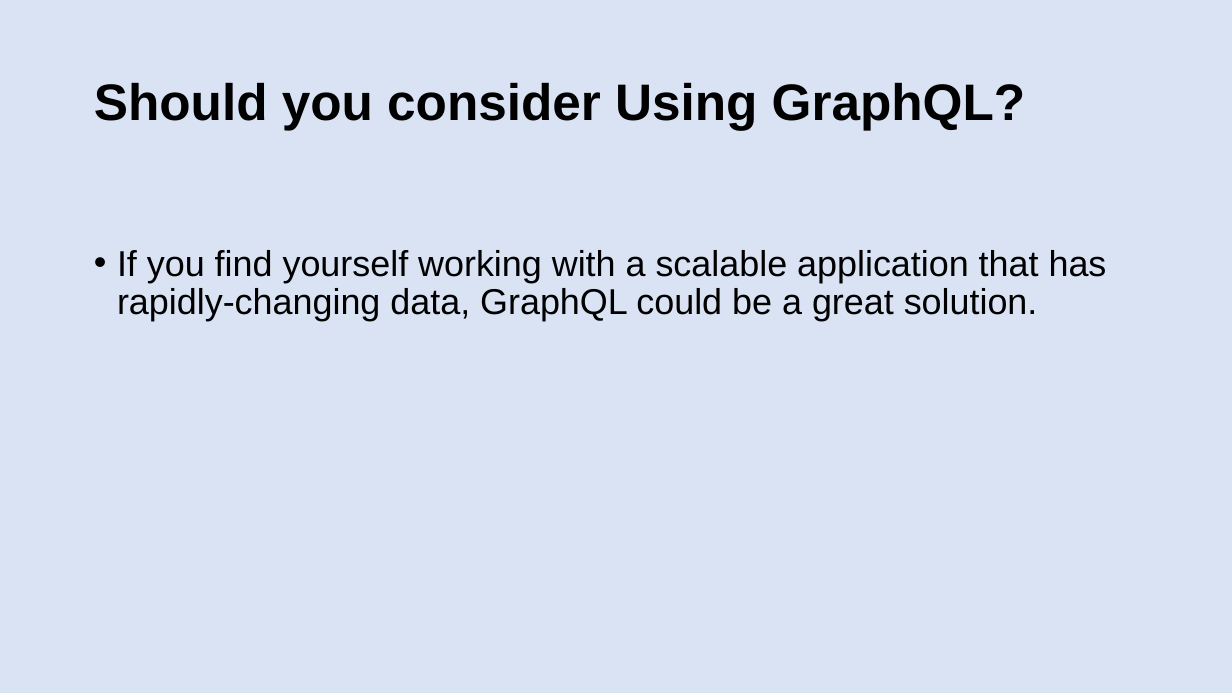
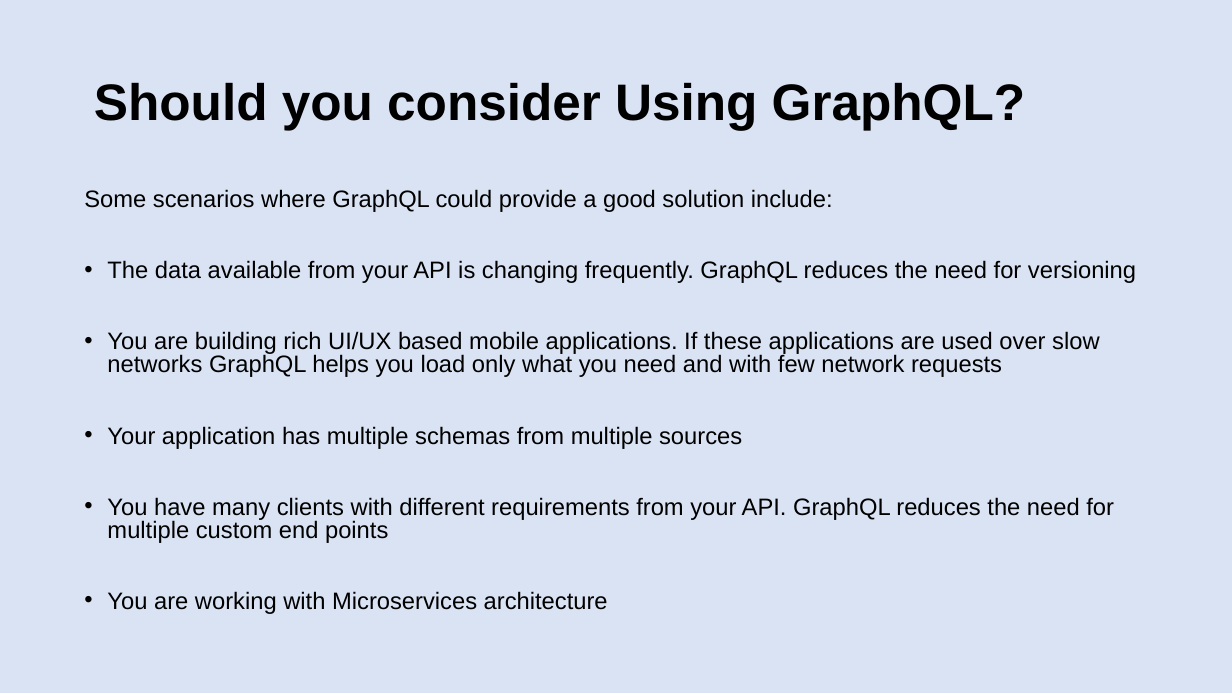
Before and after one commit to patelg123/graphql-presentation, a slide deck: slide 32 of current.pptx. Drawn at 1232x693 pixels with LibreOffice and Linux fonts; fonts in the diff are those of the drawing. Boxes give left, top, right and bottom in pixels: in the first picture for what was removed or moved away, otherwise in the second. Text is boxed around its words. In the diff, an @@ line names an element or a change of style, - is before the commit and + after.

```diff
--- a/current.pptx
+++ b/current.pptx
@@ text at (x1=84, y1=189, x2=1136, y2=614): text changed; size 28 to 18.5 pt @@
-• If you find yourself working with a scalable application that has rapidly-changing data, GraphQL could be a great solution.
+Some scenarios where GraphQL could provide a good solution include:
+• The data available from your API is changing frequently. GraphQL reduces the need for versioning
+• You are building rich UI/UX based mobile applications. If these applications are used over slow networks GraphQL helps you load only what you need and with few network requests
+• Your application has multiple schemas from multiple sources
+• You have many clients with different requirements from your API. GraphQL reduces the need for multiple custom end points
+• You are working with Microservices architecture
```
Also in this commit, not shown: 5 other slides changed.
